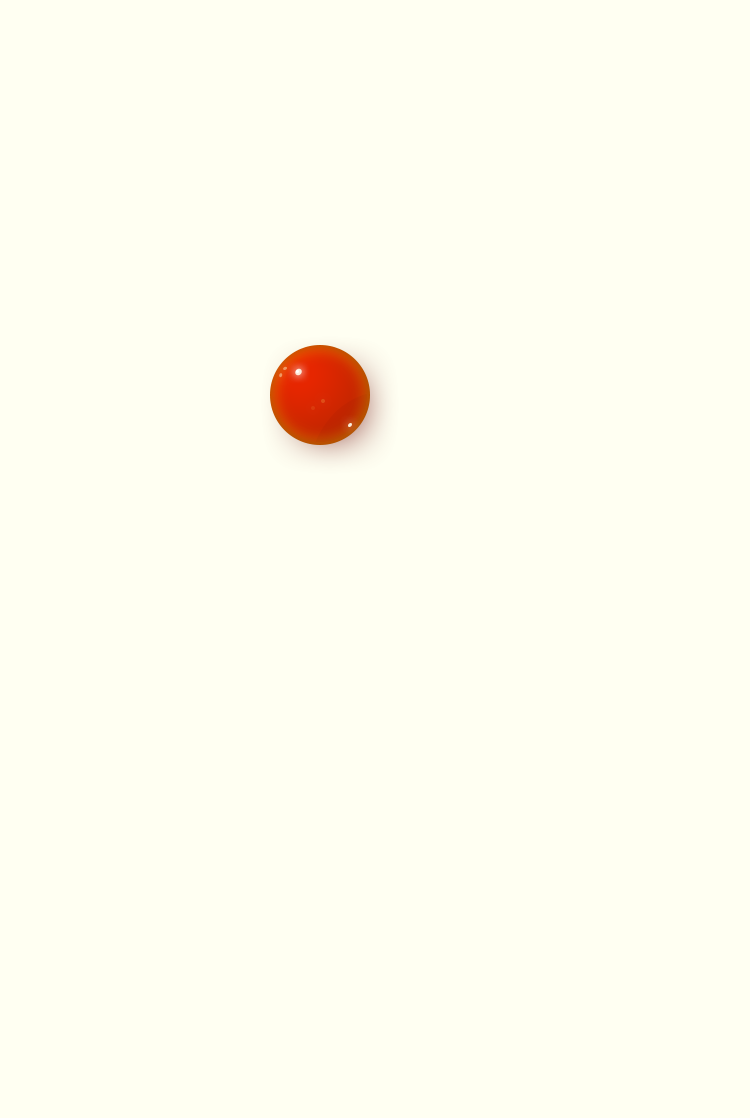
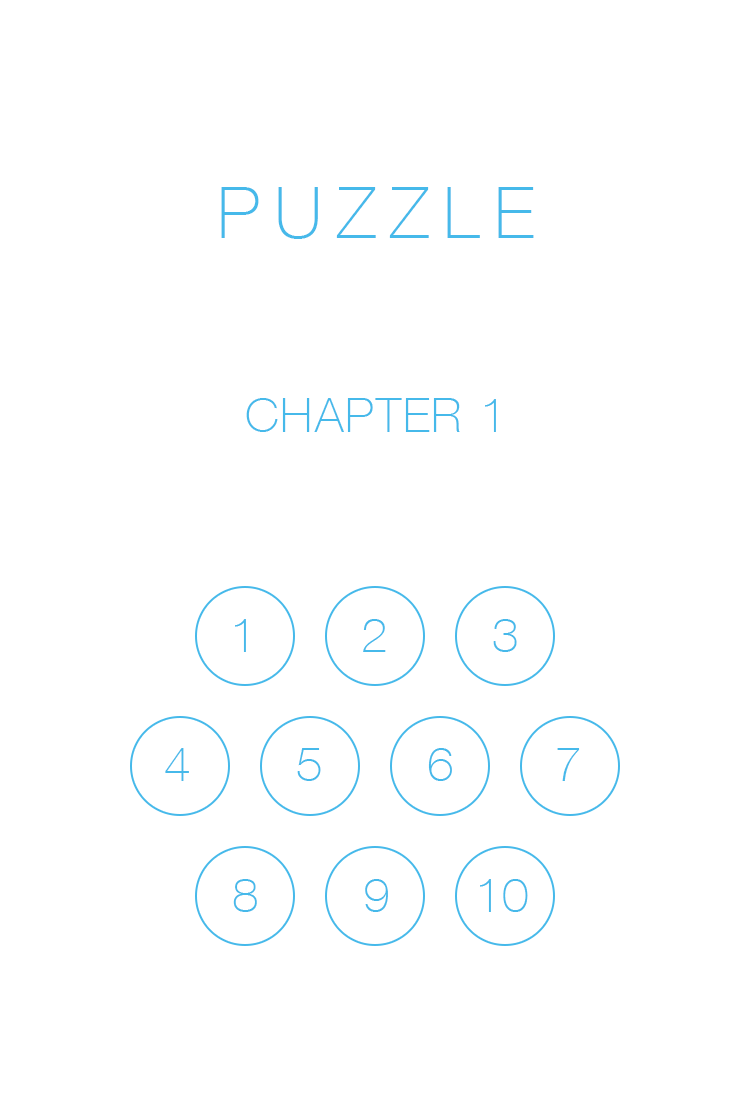
Layers edited between the first and the second 750px x 1118px image:
moved "Прямоугольник 1" into group "Группа 1" over (315, 393, 367, 442)
moved "Эллипс 1" into group "Группа 1" over (270, 345, 370, 445)
added group "puzzle" with 23 layers above "home" over (130, 187, 620, 946)
added group "Группа 2" with 20 layers in group "puzzle" over (130, 586, 620, 946)
added layer "10" in group "Группа 2" over (480, 879, 528, 912)
added layer "8" in group "Группа 2" over (233, 879, 257, 912)
added layer "6" in group "Группа 2" over (428, 748, 452, 781)
added layer "5" in group "Группа 2" over (297, 748, 321, 781)
added layer "4" in group "Группа 2" over (165, 748, 189, 781)
added layer "3" in group "Группа 2" over (493, 619, 517, 652)
added layer "Эллипс 4 копия 4" (1st of 3, in "puzzle" › "Группа 2") in group "Группа 2" over (455, 846, 555, 946)
added layer "Эллипс 4 копия 4" (2nd of 3, in "puzzle" › "Группа 2") in group "Группа 2" over (325, 846, 425, 946)
added layer "Эллипс 4 копия 4" (3rd of 3, in "puzzle" › "Группа 2") in group "Группа 2" over (195, 846, 295, 946)
added layer "Эллипс 4 копия 5" in group "Группа 2" over (520, 716, 620, 816)
added layer "Эллипс 4 копия 3" (1st of 3, in "puzzle" › "Группа 2") in group "Группа 2" over (390, 716, 490, 816)
added layer "Эллипс 4 копия 3" (2nd of 3, in "puzzle" › "Группа 2") in group "Группа 2" over (260, 716, 360, 816)
added layer "Эллипс 4 копия 3" (3rd of 3, in "puzzle" › "Группа 2") in group "Группа 2" over (130, 716, 230, 816)
added layer "Эллипс 4 копия 2" in group "Группа 2" over (455, 586, 555, 686)
added layer "Эллипс 4 копия" in group "Группа 2" over (325, 586, 425, 686)
added layer "Эллипс 4" in group "Группа 2" over (195, 586, 295, 686)
added layer "Chapter 1" in group "puzzle" over (246, 398, 496, 432)
added layer "Puzzle" in group "puzzle" over (221, 187, 534, 239)
renamed "Заливка цветом 1" to "Заливка цветом 2", painted on it over (0, 0, 750, 1118)
…and 11 more changes (4 added, 7 stack)
